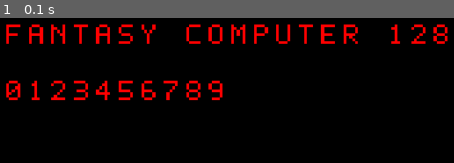
Above: before the commit, frame 1.
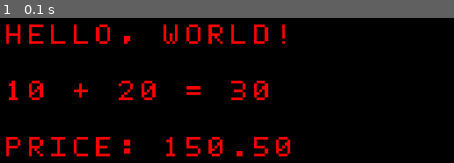
Above: after the commit, the same moment.

Repository: Christever/FantasyComputer128
Game: LÖVE game, started from main.lua
Two runs of this game, one before a commit and one after it. Both use one fixed random seed, a clock stepped at 60 frames per second and the inputs below.
Inputs:
- Up to frame 1 (0.1 s): no input

The runs differ from the first frame. In frame 1, 9.9% of the frame differs, in the area x 1-99%, y 4-96%.

Commit message:
Ajoute la gestion du retour à la ligne dans la fonction drawText et met à jour les tests vidéo pour afficher des messages spécifiques.

Diff:
--- a/system/video/Video.lua
+++ b/system/video/Video.lua
@@ -148,15 +148,20 @@
 function Video:drawText(x, y, text, colorIndex)
     colorIndex = colorIndex or self.currentColor
 
+    local startX = x
+    local cursorX = x
+    local cursorY = y
+
     for i = 1, #text do
         local character = text:sub(i, i)
 
-        self:drawChar(
-            x + (i - 1) * Font.CHAR_WIDTH,
-            y,
-            character,
-            colorIndex
-        )
+        if character == "\n" then
+            cursorX = startX
+            cursorY = cursorY + Font.CHAR_HEIGHT
+        else
+            self:drawChar(cursorX, cursorY, character, colorIndex)
+            cursorX = cursorX + Font.CHAR_WIDTH
+        end
     end
 end
 
--- a/system/video/VideoTest.lua
+++ b/system/video/VideoTest.lua
@@ -15,10 +15,11 @@
     Palette.setColor(4, 255, 255, 255)
 
     video:clear(0)
+    video:setColor(1)
 
-    video:setColor(1)
-    video:drawText(20, 20, "FANTASY COMPUTER 128")
-    video:drawText(20, 40, "0123456789")
+    video:drawText(20, 20, "HELLO, WORLD!")
+    video:drawText(20, 40, "10 + 20 = 30")
+    video:drawText(20, 60, "PRICE: 150.50")
     print("Test setPixel terminé")
 end
 
